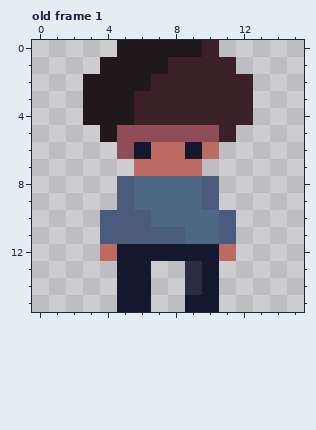
One commit to this pixel-art file: presprites/player.aseprite. Above: the version before the commit.
16x16 pixels, 1 frame. Shown: old frame 1. The commit also changed other frames, which this record leaves out.
After:
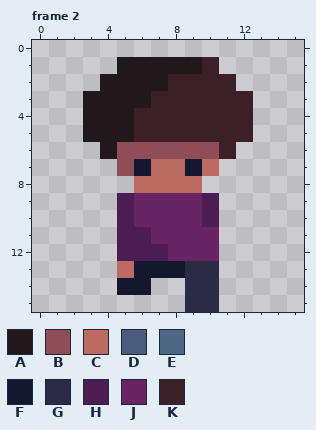
Palette (. is transparent): A #21181b  B #8f4d57  C #bd6a62  D #4a5b7d  E #4c6885  F #14182e  G #2b2b45  H #4b1d52  J #692464  K #3b2027
A new or re-ordered frame is compared with the old frame closest to it.
The edit:
frames 1 -> 16
--- frame 2 is new; against old frame 1
@@ x 0..15 @@
- 0 .....AAAAAK.....
- 1 ....AAAAKKKK....
- 2 ...AAAAKKKKKK...
- 3 ...AAAKKKKKKK...
+ 0 ................
+ 1 .....AAAAAK.....
+ 2 ....AAAAKKKK....
+ 3 ...AAAAKKKKKK...
  4 ...AAAKKKKKKK...
- 5 ....ABBBBBBK....
- 6 .....BFCCFC.....
- 7 ......CCCC......
- 8 .....DEEEED.....
- 9 .....DEEEED.....
-10 ....DDDEEEED....
-11 ....DDDDDEED....
-12 ....CFFFFFFC....
-13 .....FF..GF.....
-14 .....FF..GF.....
-15 .....FF..FF.....
+ 5 ...AAAKKKKKKK...
+ 6 ....ABBBBBBK....
+ 7 .....BFCCFC.....
+ 8 ......CCCC......
+ 9 .....HJJJJH.....
+10 .....HJJJJH.....
+11 .....HHJJJJ.....
+12 .....HHHJJJ.....
+13 .....CFFFGG.....
+14 .....FF..GG.....
+15 .........GG.....
